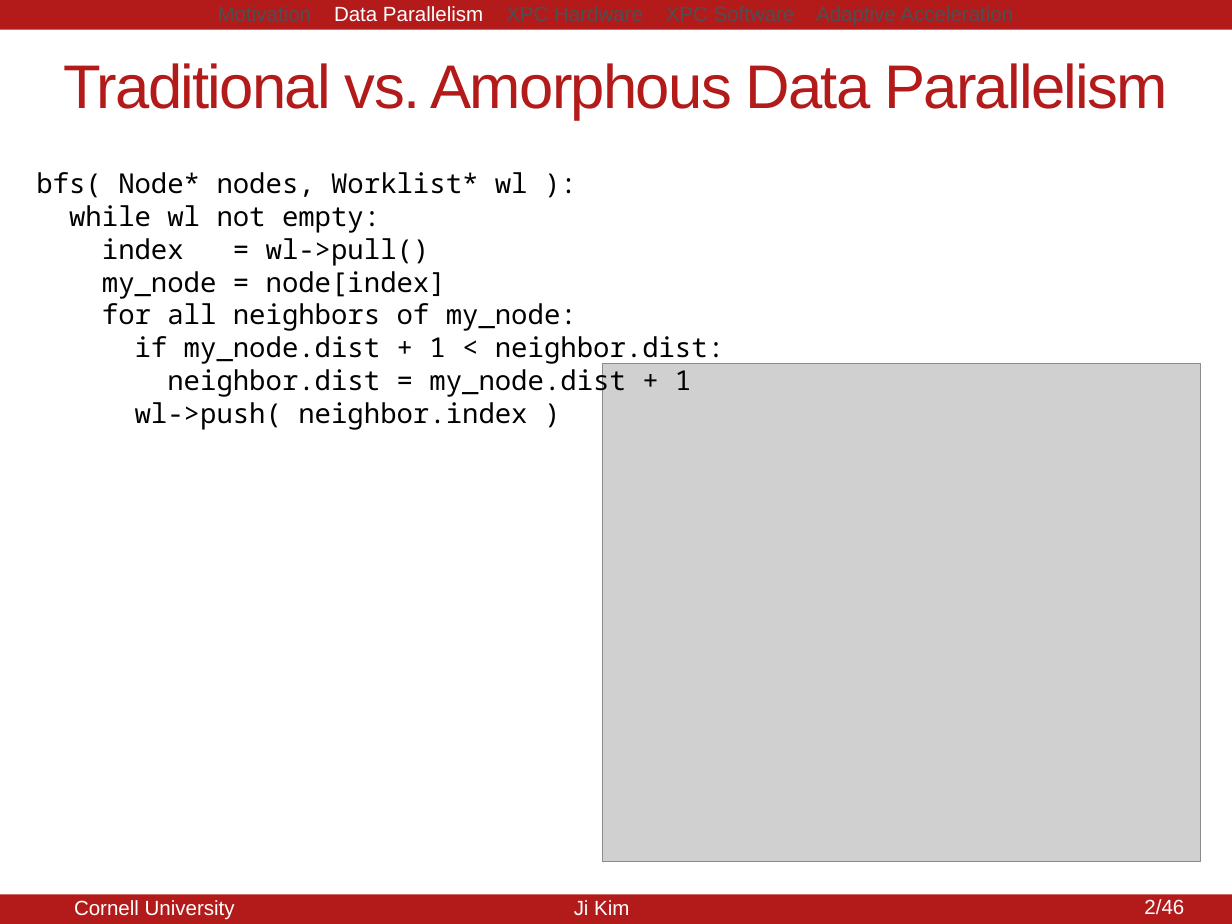
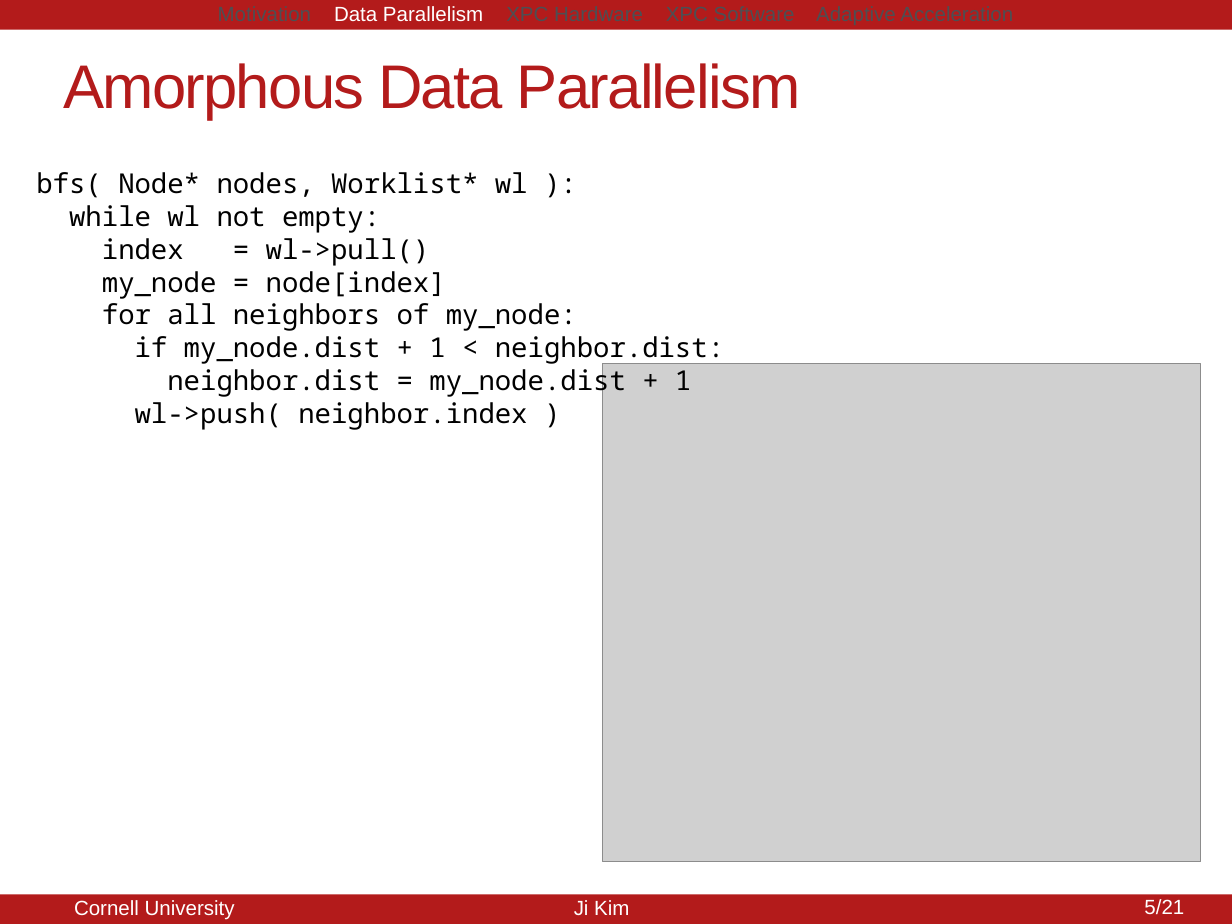
Before and after one commit to jyk46/presentation-brg-xpc, a slide deck: slide 5 of xpc-mtg-091914.pptx (slide 6 before the commit). Drawn at 1232x924 pixels with LibreOffice and Linux fonts; fonts in the diff are those of the drawing; grey boxes stand for pictures. Boxes give left, top, right and bottom in pixels: in the first picture for what was removed or moved away, otherwise in the second. Text is boxed around its words. In the diff, an @@ line names an element or a change of style, - is before the commit and + after.

```diff
--- a/xpc-mtg-091914.pptx
+++ b/xpc-mtg-091914.pptx
@@ title at box(63, 63, 801, 119): text changed @@
-Traditional vs. Amorphous Data Parallelism
+Amorphous Data Parallelism
@@ text at box(1144, 899, 1184, 915): text changed @@
-2/46
+5/21
@@ page number at box(1145, 900, 1185, 915): text changed @@
-6/20
+5/21
```
Also in this commit, not shown: 19 other slides changed, 1 slide added.
